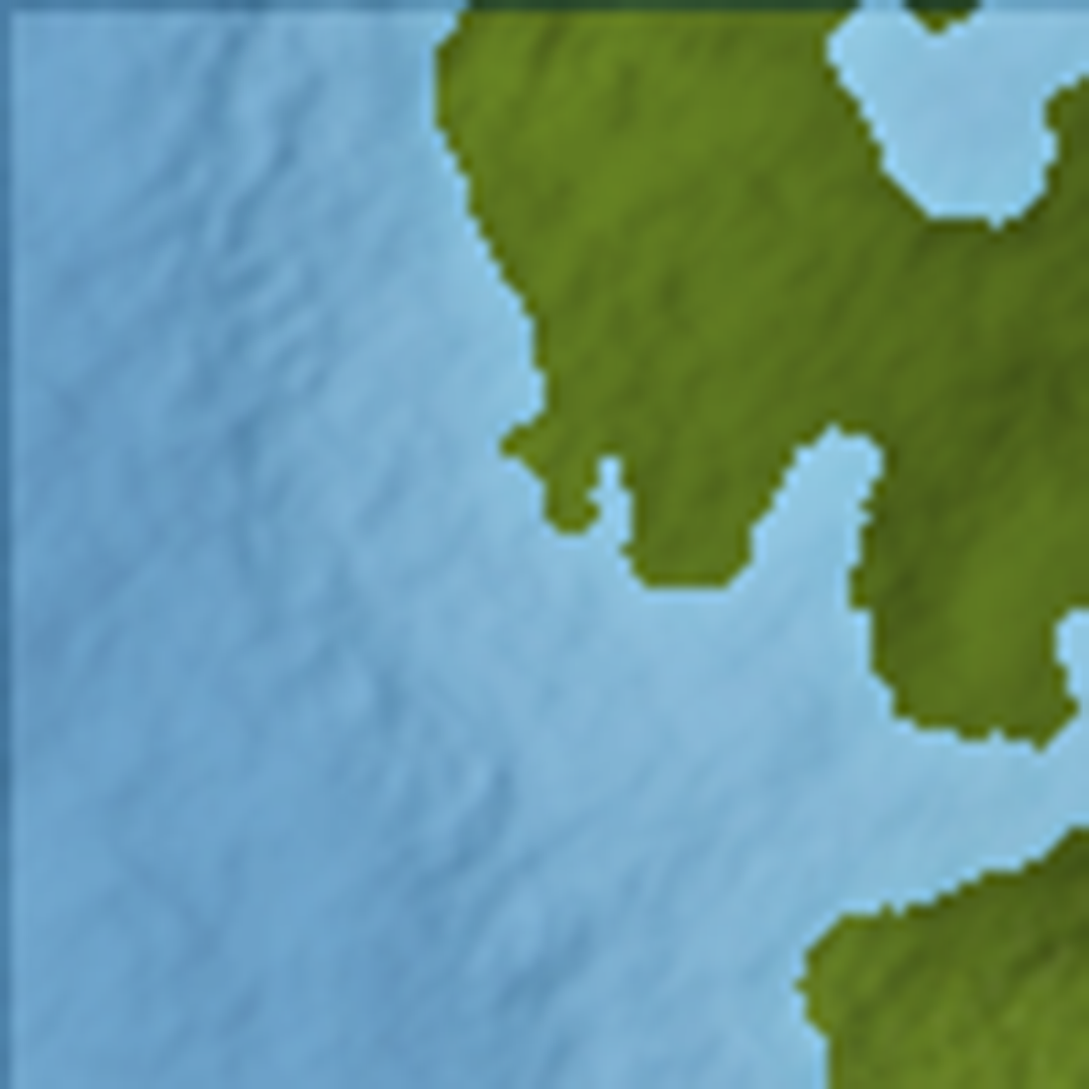
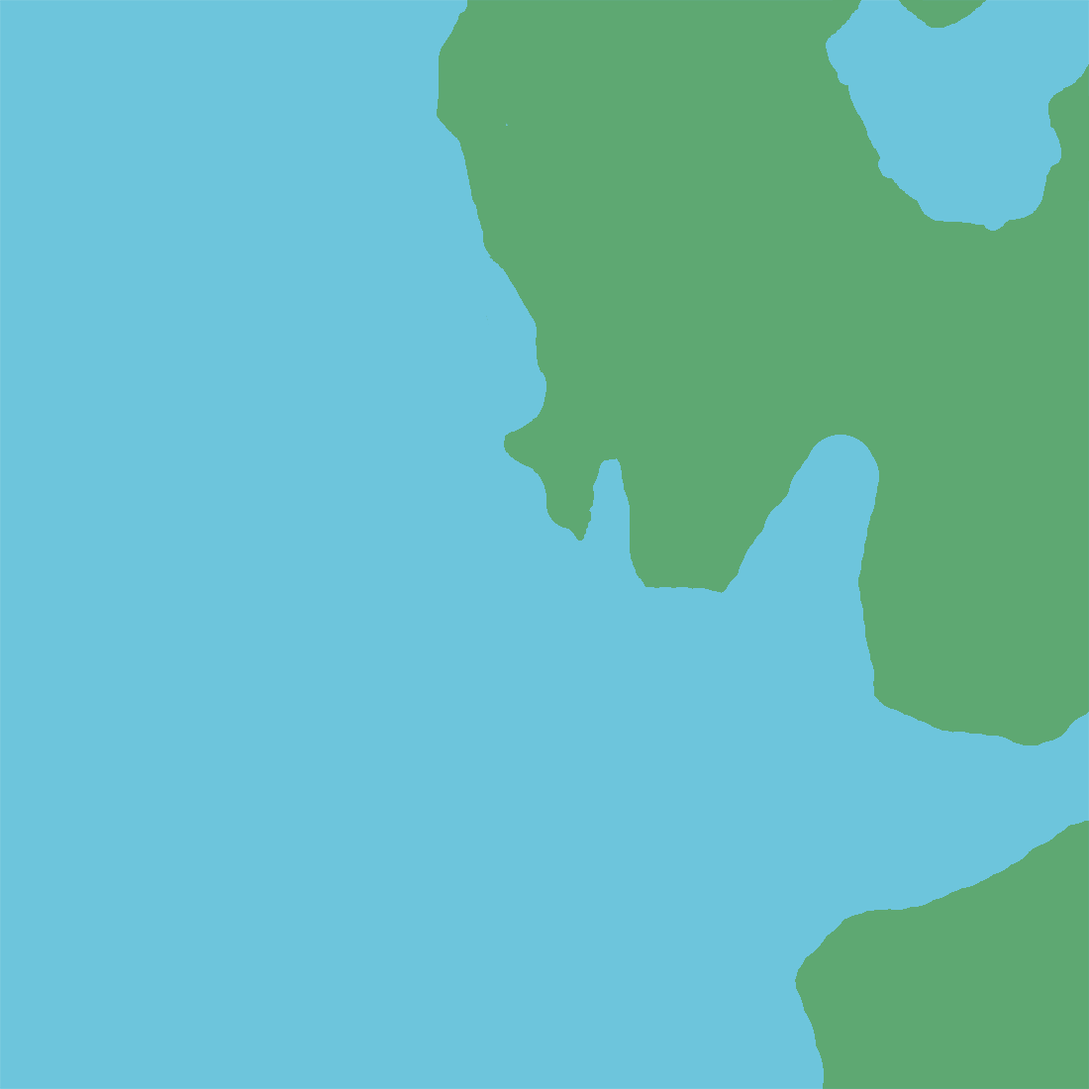
Revision of a layered 1089 x 1089 image; what changed, layer by layer:
added group "Geo" with 4 layers over [0,0,1089,1089]
added layer "Terrain" in group "Geo" over [436,0,1089,1089]
added layer "Water" in group "Geo" over [0,0,1089,1089]
